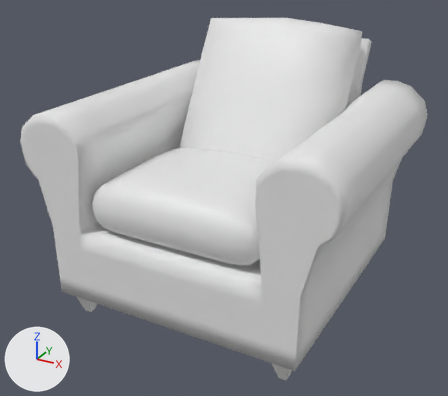
An edit to the FBX model Assets/Models/HG_Models/chair.fbx, drawn before and after from the same camera.
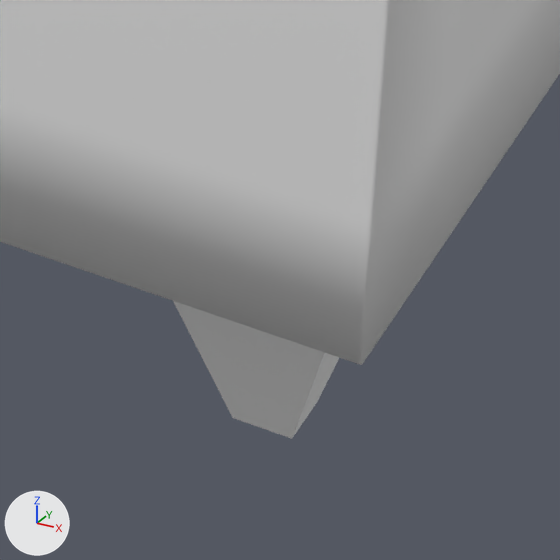
The first picture shows the older version from a 50 mm camera at (2.2, -3.63, 2.74) aimed at (-0.07, 0.51, 0.67). The close-ups show both versions on the part from 56% to 71% of the width and 82% to 100% of the height of that picture. Every picture has the same lights, and +X, +Y and +Z are marked at lower left.
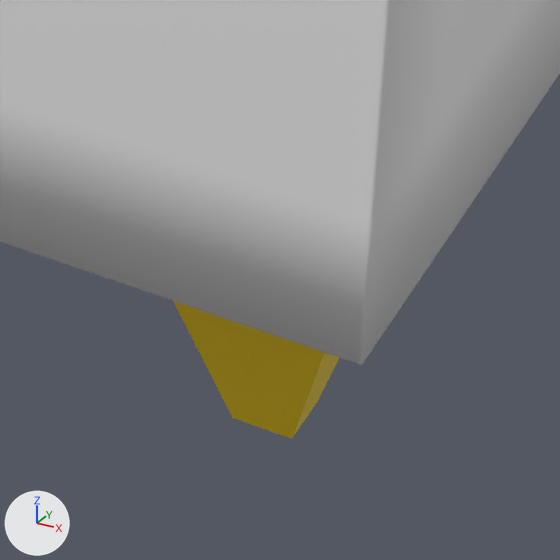
Boxes (x1, y1, x2, y2) around the edits, measured in the close-ups (560 x 560 px):
part 1 of me_cube_020, recoloured (white to yellow): (173, 301, 339, 439) in both

Edits to the bpy script that builds the scene:
```text
Add mat_legs:
    mat_legs = principled_material('lEGS')
    mat_legs.base_color = (0.8, 0.559, 0.0)  # yellow #e7c500
Change me_cube_020:
    where me_cube_020.from_pydata(...)  # 3053 vertices, 3033 faces; spans x -1.27..1.25, y -0.47..1.81, z -0.14..2.1
    used by ob_cube_003; location = (0.0, 0.0, -0.068)
    me_cube_020 part 1: all 20 faces centred in x -0.96..0.93, y -0.38..1.38, z -0.14..-0.01 switch from mat_defaultmat (white #e7e7e7) to mat_legs (yellow #e7c500)
```
